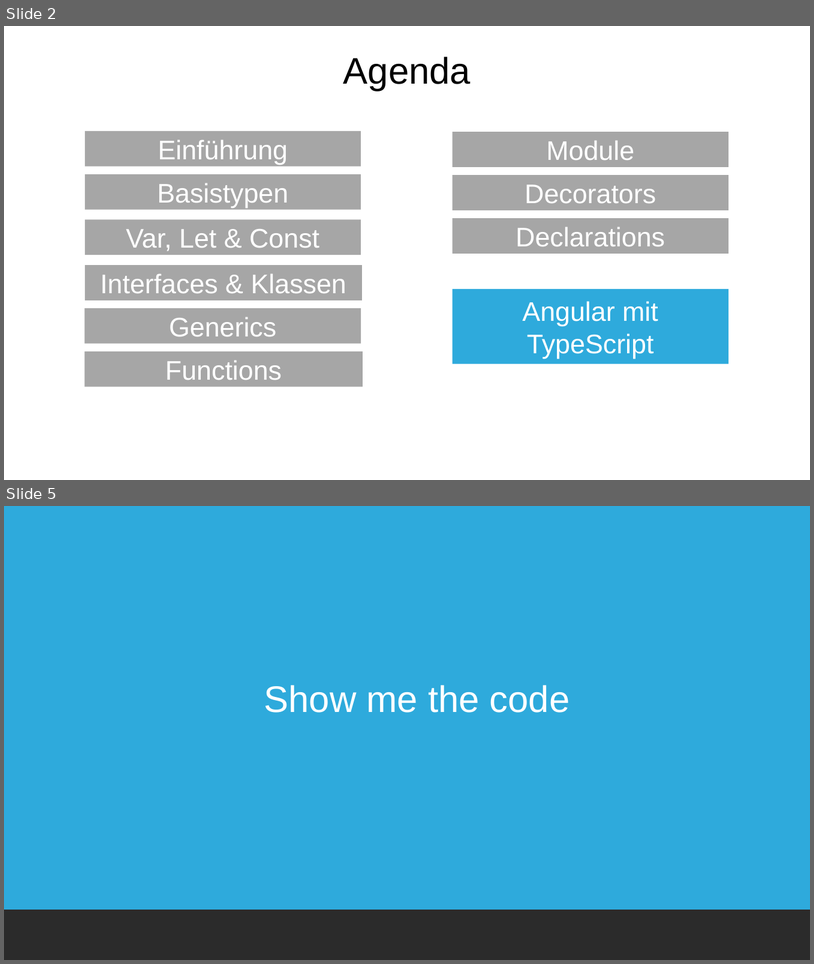
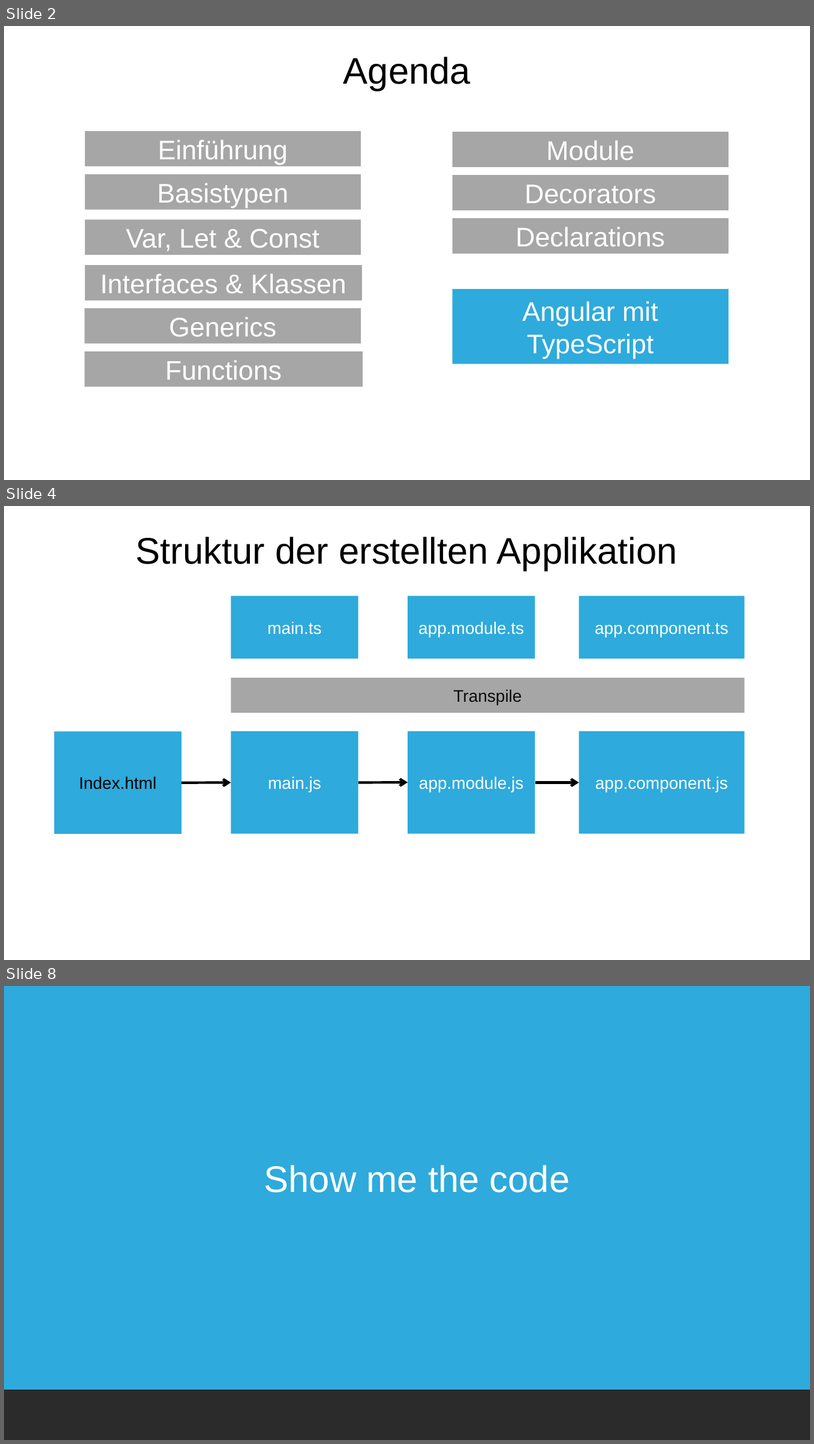
Before and after one commit to thomasclaudiushuber/Basta-TypeScript-Workshop-Slides, a slide deck: 10_Typescript_Workshop_Angular.pptx. Shown one above the other, each under a label of ours: slides 2 and 5 before the commit, slides 2, 4 and 8 after it; the slides between them are not shown. The pictures are 814x964 and 814x1444 pixels, drawn with LibreOffice and Linux fonts; fonts in the diff are those of the drawing; background and template pictures are left out; a plain dark background stands for a picture behind light text. Boxes give left, top, right and bottom in pixels: in the first picture for what was removed or moved away, otherwise in the second. Text is boxed around its words. In the diff, an @@ line names an element or a change of style, - is before the commit and + after.

```diff
--- a/10_Typescript_Workshop_Angular.pptx
+++ b/10_Typescript_Workshop_Angular.pptx
@@ slide 4 added at (x1=4, y1=506, x2=810, y2=960), background picture (left out) @@
@@ title added at (x1=136, y1=537, x2=678, y2=570), 44 pt, text #000000 @@
+Struktur der erstellten Applikation
@@ rectangle added at (x1=231, y1=595, x2=358, y2=658), fill #2EAADC, 20 pt, text #FFFFFF @@
+main.ts
@@ rectangle added at (x1=408, y1=595, x2=536, y2=658), fill #2EAADC, 20 pt, text #FFFFFF @@
+app.module.ts
@@ rectangle added at (x1=579, y1=595, x2=744, y2=658), fill #2EAADC, 20 pt, text #FFFFFF @@
+app.component.ts
@@ rectangle added at (x1=231, y1=677, x2=744, y2=712), fill #A6A6A6, 20 pt, text #0D0D0D @@
+Transpile
@@ rectangle added at (x1=54, y1=732, x2=182, y2=834), fill #2EAADC, 20 pt, text #000000 @@
+Index.html
@@ rectangle added at (x1=231, y1=731, x2=358, y2=833), fill #2EAADC, 20 pt, text #FFFFFF @@
+main.js
@@ rectangle added at (x1=408, y1=731, x2=536, y2=833), fill #2EAADC, 20 pt, text #FFFFFF @@
+app.module.js
@@ rectangle added at (x1=579, y1=731, x2=744, y2=833), fill #2EAADC, 20 pt, text #FFFFFF @@
+app.component.js
@@ arrow added from (182, 782) to (231, 782), #000000 3 pt @@
@@ arrow added from (358, 782) to (408, 782), #000000 3 pt @@
@@ arrow added from (536, 782) to (579, 782), #000000 3 pt @@
@@ what was slide 5 is now slide 8 @@
```
Also in this commit, not shown: 2 slides changed, 2 other slides added, 1 other file.
